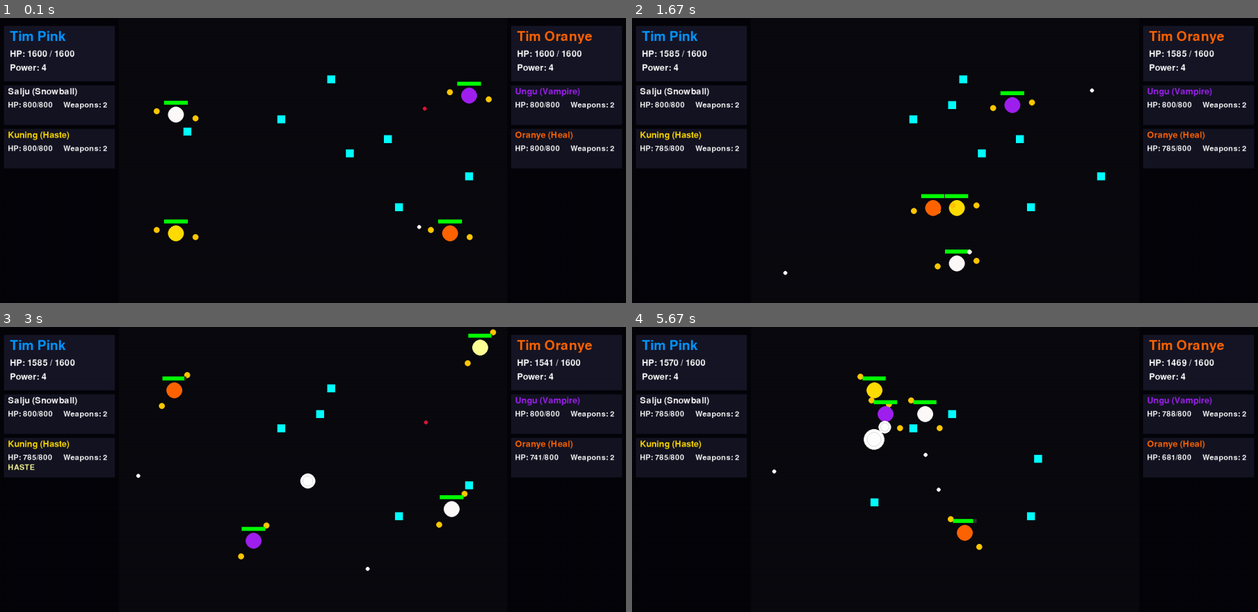
Above: before the commit, frames 1-4 (two rows, left to right).
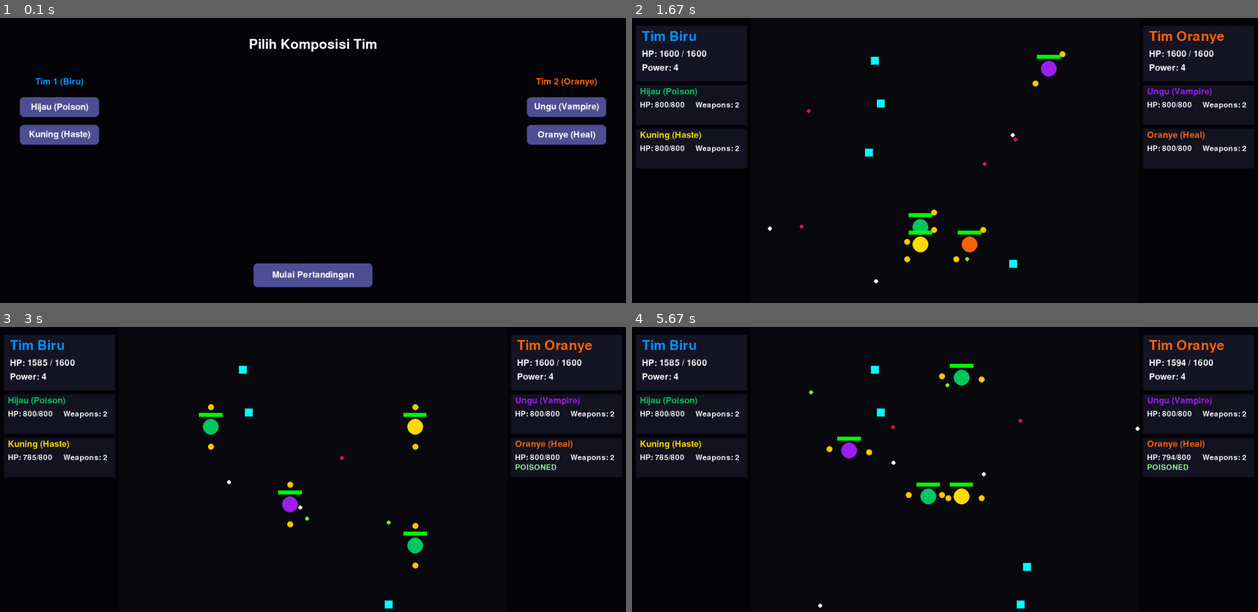
Above: after the commit, the same moments.

Repository: helloafterworld/data-science-no-tabi
Game: pygame game, started from Desktop/DS/LR4-GAME2/main.py
The game is run twice, just before and just after one commit, with the same random seed, the same clock (stepped at 60 frames per second) and the same inputs.
Inputs (mouse positions are in pixels of both pictures, inside the frame that each line leads up to):
- Up to frame 1 (0.1 s): no input
- Up to frame 2 (1.67 s): click (945, 274) at 0.38 s, where only the run after the commit has a clickable "Mulai Pertandingan"
- Up to frame 3 (3 s): no input
- Up to frame 4 (5.67 s): no input

The runs differ from the first frame. In frame 1, 20% of the frame differs, in the area x 0-100%, y 2-95%; in frame 2, 2.7%; in frame 3, 2.8%; in frame 4, 3.2%.

Commit message:
Added UI

Diff:
--- a/Desktop/DS/LR4-GAME2/main.py
+++ b/Desktop/DS/LR4-GAME2/main.py
@@ -3,90 +3,178 @@
 import pygame
 import sys
 from settings import *
-from classes import SnowBall, BlueBall, OrangeBall, GreenBall, PurpleBall, YellowBall, PinkBall, AbilityPickup
-from ui import draw_team_card, draw_character_card
-
-# --- INISIALISASI PYGAME ---
-pygame.init()
-screen = pygame.display.set_mode((SCREEN_WIDTH, SCREEN_HEIGHT))
-pygame.display.set_caption("2v2 Modular Battle Arena")
-clock = pygame.time.Clock()
-
-# --- SETUP UTAMA GAME ---
-team1 = [SnowBall(arena_rect.left + 100, 200, "Tim Pink"),
-         YellowBall(arena_rect.left + 100, 500, "Tim Biru")]
-team2 = [PurpleBall(arena_rect.right - 140, 200, "Tim Oranye"),
-         OrangeBall(arena_rect.right - 140, 500, "Tim Oranye")]
-
-for ball in team1: ball.set_opponents(team2)
-for ball in team2: ball.set_opponents(team1)
-
-balls = team1 + team2
-projectiles, ability_pickups = [], [AbilityPickup() for _ in range(7)]
-spawn_timer, game_over, winner_team_name = 90, False, ""
+# Impor semua kelas bola dan pickup
+from classes import (BlueBall, OrangeBall, GreenBall, PurpleBall, YellowBall, PinkBall,
+                     AbilityPickup, Projectile, OrbitingWeapon)
+# Impor semua fungsi UI
+from ui import draw_team_card, draw_character_card, draw_menu_screen, draw_button
 
 # ============================
-# --- GAME LOOP UTAMA ---
+# --- FUNGSI UTAMA GAME ---
 # ============================
-while True:
-    for event in pygame.event.get():
-        if event.type == pygame.QUIT: pygame.quit(), sys.exit()
 
-    if not game_over:
-        # --- UPDATE LOGIKA ---
-        for ball in balls:
-            if ball.current_hp > 0:
-                new_projs = ball.update()
-                if new_projs: projectiles.extend(new_projs)
+def main():
+    pygame.init()
+    screen = pygame.display.set_mode((SCREEN_WIDTH, SCREEN_HEIGHT))
+    pygame.display.set_caption("Color Wars - Battle Simulator")
+    clock = pygame.time.Clock()
 
-        for p in projectiles[:]:
-            p.move()
-            if p.target.current_hp > 0 and p.target.rect.collidepoint(p.pos):
-                p.on_hit()
-                projectiles.remove(p)
-            elif not arena_rect.collidepoint(p.pos) or p.target.current_hp <= 0:
-                projectiles.remove(p)
+    game_state = 'menu' # Status awal permainan
 
-        if len(ability_pickups) < 10 and spawn_timer <= 0:
-            ability_pickups.append(AbilityPickup()); spawn_timer = 120
-        else: spawn_timer -= 1
+    # Variabel untuk menyimpan semua objek game saat status 'gameplay'
+    game_objects = {}
 
-        for ball in balls:
-            for pickup in ability_pickups[:]:
-                if ball.current_hp > 0 and ball.rect.colliderect(pickup.rect):
-                    new_proj = ball.activate_special()
-                    if new_proj: projectiles.append(new_proj)
-                    ability_pickups.remove(pickup)
+    # Pengaturan untuk menu
+    ball_options = list(BALL_CLASSES.keys())
+    selections = {
+        "team1": {"member1": ball_options[2], "member2": ball_options[4]}, # Green, Yellow
+        "team2": {"member1": ball_options[3], "member2": ball_options[1]}  # Purple, Orange
+    }
 
-        team1_alive = any(ball.current_hp > 0 for ball in team1)
-        team2_alive = any(ball.current_hp > 0 for ball in team2)
-        if not team1_alive: game_over, winner_team_name = True, team2[0].team
-        elif not team2_alive: game_over, winner_team_name = True, team1[0].team
+    button_rects = {
+        'team1': [
+            pygame.Rect(50, 200, 200, 50),
+            pygame.Rect(50, 270, 200, 50)
+        ],
+        'team2': [
+            pygame.Rect(SCREEN_WIDTH - 250, 200, 200, 50),
+            pygame.Rect(SCREEN_WIDTH - 250, 270, 200, 50)
+        ],
+        'start': pygame.Rect(SCREEN_WIDTH/2 - 150, SCREEN_HEIGHT - 100, 300, 60)
+    }
 
-    # --- MENGGAMBAR SEMUA ELEMEN ---
-    screen.fill(UI_BG_COLOR)
-    pygame.draw.rect(screen, ARENA_BG_COLOR, arena_rect)
+    # ============================
+    # --- GAME LOOP UTAMA ---
+    # ============================
+    while True:
+        mouse_pos = pygame.mouse.get_pos()
 
-    for ball in balls:
-        if ball.current_hp > 0: ball.draw(screen); ball.draw_health_bar(screen)
-    for p in projectiles: p.draw(screen)
-    for ap in ability_pickups: ap.draw(screen)
+        # --- PENANGANAN EVENT ---
+        for event in pygame.event.get():
+            if event.type == pygame.QUIT:
+                pygame.quit()
+                sys.exit()
+
+            if game_state == 'menu':
+                if event.type == pygame.MOUSEBUTTONDOWN and event.button == 1:
+                    # Logika klik tombol di menu
+                    if button_rects['start'].collidepoint(mouse_pos):
+                        game_objects = start_game(selections) # Mulai game dengan pilihan
+                        game_state = 'gameplay'
+
+                    # Logika ganti pilihan bola
+                    for i, rect in enumerate(button_rects['team1']):
+                        if rect.collidepoint(mouse_pos):
+                            current_selection = selections['team1'][f'member{i+1}']
+                            current_index = ball_options.index(current_selection)
+                            new_index = (current_index + 1) % len(ball_options)
+                            selections['team1'][f'member{i+1}'] = ball_options[new_index]
+
+                    for i, rect in enumerate(button_rects['team2']):
+                        if rect.collidepoint(mouse_pos):
+                            current_selection = selections['team2'][f'member{i+1}']
+                            current_index = ball_options.index(current_selection)
+                            new_index = (current_index + 1) % len(ball_options)
+                            selections['team2'][f'member{i+1}'] = ball_options[new_index]
+
+        # --- LOGIKA & GAMBAR BERDASARKAN STATUS GAME ---
+        if game_state == 'menu':
+            draw_menu_screen(screen, selections, ball_options, button_rects, mouse_pos)
+
+        elif game_state == 'gameplay':
+            # Update logika game
+            update_gameplay(game_objects)
+            # Gambar semua elemen game
+            draw_gameplay(screen, game_objects)
+
+        pygame.display.flip()
+        clock.tick(60)
+
+def start_game(selections):
+    """Inisialisasi semua objek game berdasarkan pilihan dari menu."""
+    # Dapatkan kelas sebenarnya dari nama string
+    # globals() memungkinkan kita mengakses kelas berdasarkan namanya
+    team1_classes = [globals()[BALL_CLASSES[name]] for name in selections['team1'].values()]
+    team2_classes = [globals()[BALL_CLASSES[name]] for name in selections['team2'].values()]
+
+    team1 = [team1_classes[0](arena_rect.left + 100, 200, "Tim Biru"),
+             team1_classes[1](arena_rect.left + 100, 500, "Tim Biru")]
+    team2 = [team2_classes[0](arena_rect.right - 140, 200, "Tim Oranye"),
+             team2_classes[1](arena_rect.right - 140, 500, "Tim Oranye")]
+
+    for ball in team1: ball.set_opponents(team2)
+    for ball in team2: ball.set_opponents(team1)
+
+    return {
+        "team1": team1,
+        "team2": team2,
+        "balls": team1 + team2,
+        "projectiles": [],
+        "ability_pickups": [AbilityPickup() for _ in range(7)],
+        "spawn_timer": 90,
+        "game_over": False,
+        "winner_team_name": ""
+    }
+
+def update_gameplay(go): # 'go' adalah singkatan dari game_objects
+    """Menjalankan semua logika update untuk status gameplay."""
+    if go['game_over']: return
+
+    for ball in go['balls']:
+        if ball.current_hp > 0:
+            new_projs = ball.update()
+            if new_projs: go['projectiles'].extend(new_projs)
+
+    for p in go['projectiles'][:]:
+        p.move()
+        if p.target.current_hp > 0 and p.target.rect.collidepoint(p.pos):
+            p.on_hit()
+            go['projectiles'].remove(p)
+        elif not arena_rect.collidepoint(p.pos) or p.target.current_hp <= 0:
+            go['projectiles'].remove(p)
+
+    if len(go['ability_pickups']) < 10 and go['spawn_timer'] <= 0:
+        go['ability_pickups'].append(AbilityPickup())
+        go['spawn_timer'] = 120
+    else: go['spawn_timer'] -= 1
+
+    for ball in go['balls']:
+        for pickup in go['ability_pickups'][:]:
+            if ball.current_hp > 0 and ball.rect.colliderect(pickup.rect):
+                new_proj = ball.activate_special()
+                if new_proj: go['projectiles'].append(new_proj)
+                go['ability_pickups'].remove(pickup)
+
+    team1_alive = any(ball.current_hp > 0 for ball in go['team1'])
+    team2_alive = any(ball.current_hp > 0 for ball in go['team2'])
+    if not team1_alive: go['game_over'], go['winner_team_name'] = True, go['team2'][0].team
+    elif not team2_alive: go['game_over'], go['winner_team_name'] = True, go['team1'][0].team
+
+def draw_gameplay(surface, go):
+    """Menggambar semua elemen untuk status gameplay."""
+    surface.fill(UI_BG_COLOR)
+    pygame.draw.rect(surface, ARENA_BG_COLOR, arena_rect)
+
+    for ball in go['balls']:
+        if ball.current_hp > 0: ball.draw(surface); ball.draw_health_bar(surface)
+    for p in go['projectiles']: p.draw(surface)
+    for ap in go['ability_pickups']: ap.draw(surface)
 
     TEAM_CARD_SIZE = (UI_WIDTH - 20, 140)
     INDIV_CARD_SIZE = (UI_WIDTH - 20, 100)
-    draw_team_card(screen, team1, (10, 20), TEAM_CARD_SIZE, BLUE)
-    for i, ball in enumerate(team1):
+    draw_team_card(surface, go['team1'], (10, 20), TEAM_CARD_SIZE, BLUE)
+    for i, ball in enumerate(go['team1']):
         pos_y = 20 + TEAM_CARD_SIZE[1] + (i * (INDIV_CARD_SIZE[1] + 10)) + 10
-        draw_character_card(screen, ball, (10, pos_y), INDIV_CARD_SIZE)
+        draw_character_card(surface, ball, (10, pos_y), INDIV_CARD_SIZE)
 
-    draw_team_card(screen, team2, (arena_rect.right + 10, 20), TEAM_CARD_SIZE, ORANGE)
-    for i, ball in enumerate(team2):
+    draw_team_card(surface, go['team2'], (arena_rect.right + 10, 20), TEAM_CARD_SIZE, ORANGE)
+    for i, ball in enumerate(go['team2']):
         pos_y = 20 + TEAM_CARD_SIZE[1] + (i * (INDIV_CARD_SIZE[1] + 10)) + 10
-        draw_character_card(screen, ball, (arena_rect.right + 10, pos_y), INDIV_CARD_SIZE)
+        draw_character_card(surface, ball, (arena_rect.right + 10, pos_y), INDIV_CARD_SIZE)
 
-    if game_over and winner_team_name:
-        win_text = font_lg.render(f"PEMENANG: {winner_team_name}!", True, ORANGE if winner_team_name == team2[0].team else BLUE)
-        screen.blit(win_text, (SCREEN_WIDTH/2 - win_text.get_width()/2, SCREEN_HEIGHT/2))
+    if go['game_over'] and go['winner_team_name']:
+        win_text = font_lg.render(f"PEMENANG: {go['winner_team_name']}!", True, ORANGE if go['winner_team_name'] == go['team2'][0].team else BLUE)
+        surface.blit(win_text, (SCREEN_WIDTH/2 - win_text.get_width()/2, SCREEN_HEIGHT/2))
 
-    pygame.display.flip()
-    clock.tick(60)
+if __name__ == '__main__':
+    main()
--- a/Desktop/DS/LR4-GAME2/settings.py
+++ b/Desktop/DS/LR4-GAME2/settings.py
@@ -34,3 +34,19 @@
 DEFAULT_HP = 800
 DEFAULT_WEAPON_COOLDOWN = 100
 STARTING_WEAPONS = 2
+
+# --- PENGATURAN MENU ---
+BUTTON_COLOR = (80, 80, 150)
+BUTTON_HOVER_COLOR = (120, 120, 200)
+BUTTON_TEXT_COLOR = WHITE
+
+# Kamus untuk memetakan nama string ke kelas aslinya
+# Ini PENTING untuk menu pemilihan
+BALL_CLASSES = {
+    "Biru (Ice)": 'BlueBall',
+    "Oranye (Heal)": 'OrangeBall',
+    "Hijau (Poison)": 'GreenBall',
+    "Ungu (Vampire)": 'PurpleBall',
+    "Kuning (Haste)": 'YellowBall',
+    "Pink (Homing)": 'PinkBall'
+}
--- a/Desktop/DS/LR4-GAME2/ui.py
+++ b/Desktop/DS/LR4-GAME2/ui.py
@@ -41,3 +41,42 @@
         defeated_text = font_md.render("DEFEATED", True, (100, 100, 100))
         card_surf.blit(defeated_text, (card_size[0]/2 - defeated_text.get_width()/2, 45))
     surface.blit(card_surf, position)
+
+def draw_button(surface, rect, text, is_hovered):
+    """Menggambar sebuah tombol interaktif."""
+    color = BUTTON_HOVER_COLOR if is_hovered else BUTTON_COLOR
+    pygame.draw.rect(surface, color, rect, border_radius=10)
+    text_surf = font_md.render(text, True, BUTTON_TEXT_COLOR)
+    text_rect = text_surf.get_rect(center=rect.center)
+    surface.blit(text_surf, text_rect)
+
+def draw_menu_screen(surface, selections, ball_options, button_rects, hovered_button):
+    """Menggambar seluruh layar menu pemilihan."""
+    surface.fill(UI_BG_COLOR)
+
+    # Judul
+    title_text = font_lg.render("Pilih Komposisi Tim", True, WHITE)
+    surface.blit(title_text, (surface.get_width()/2 - title_text.get_width()/2, 50))
+
+    # Opsi Tim 1
+    team1_title = font_md.render("Tim 1 (Biru)", True, BLUE)
+    surface.blit(team1_title, (UI_WIDTH / 2 - team1_title.get_width()/2, 150))
+    for i, member_key in enumerate(['member1', 'member2']):
+        text = selections['team1'][member_key]
+        rect = button_rects['team1'][i]
+        is_hovered = rect.collidepoint(pygame.mouse.get_pos())
+        draw_button(surface, rect, text, is_hovered)
+
+    # Opsi Tim 2
+    team2_title = font_md.render("Tim 2 (Oranye)", True, ORANGE)
+    surface.blit(team2_title, (SCREEN_WIDTH - UI_WIDTH / 2 - team2_title.get_width()/2, 150))
+    for i, member_key in enumerate(['member1', 'member2']):
+        text = selections['team2'][member_key]
+        rect = button_rects['team2'][i]
+        is_hovered = rect.collidepoint(pygame.mouse.get_pos())
+        draw_button(surface, rect, text, is_hovered)
+
+    # Tombol Mulai
+    start_rect = button_rects['start']
+    is_start_hovered = start_rect.collidepoint(pygame.mouse.get_pos())
+    draw_button(surface, start_rect, "Mulai Pertandingan", is_start_hovered)
Not shown, added: a.out
